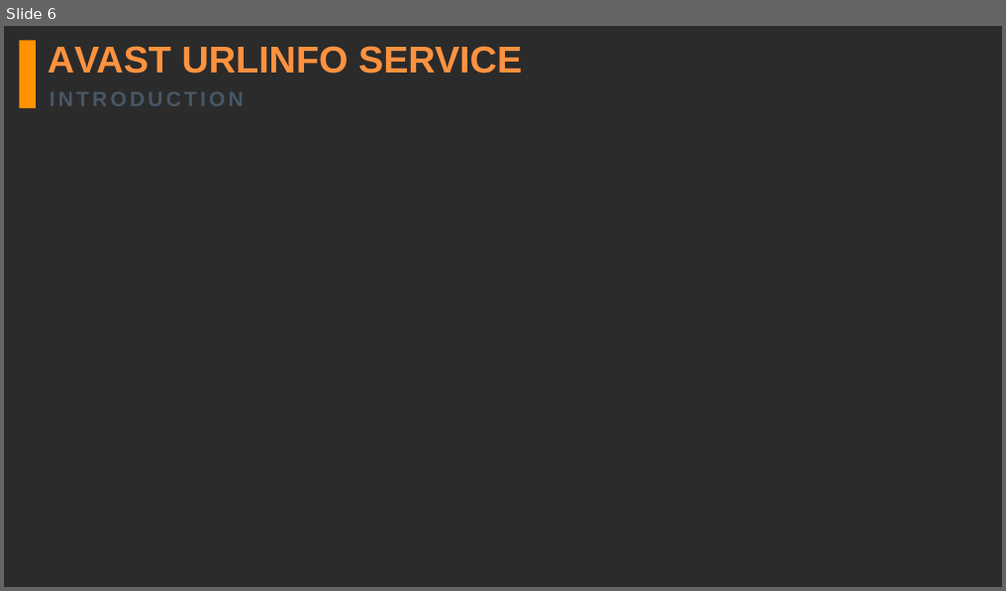
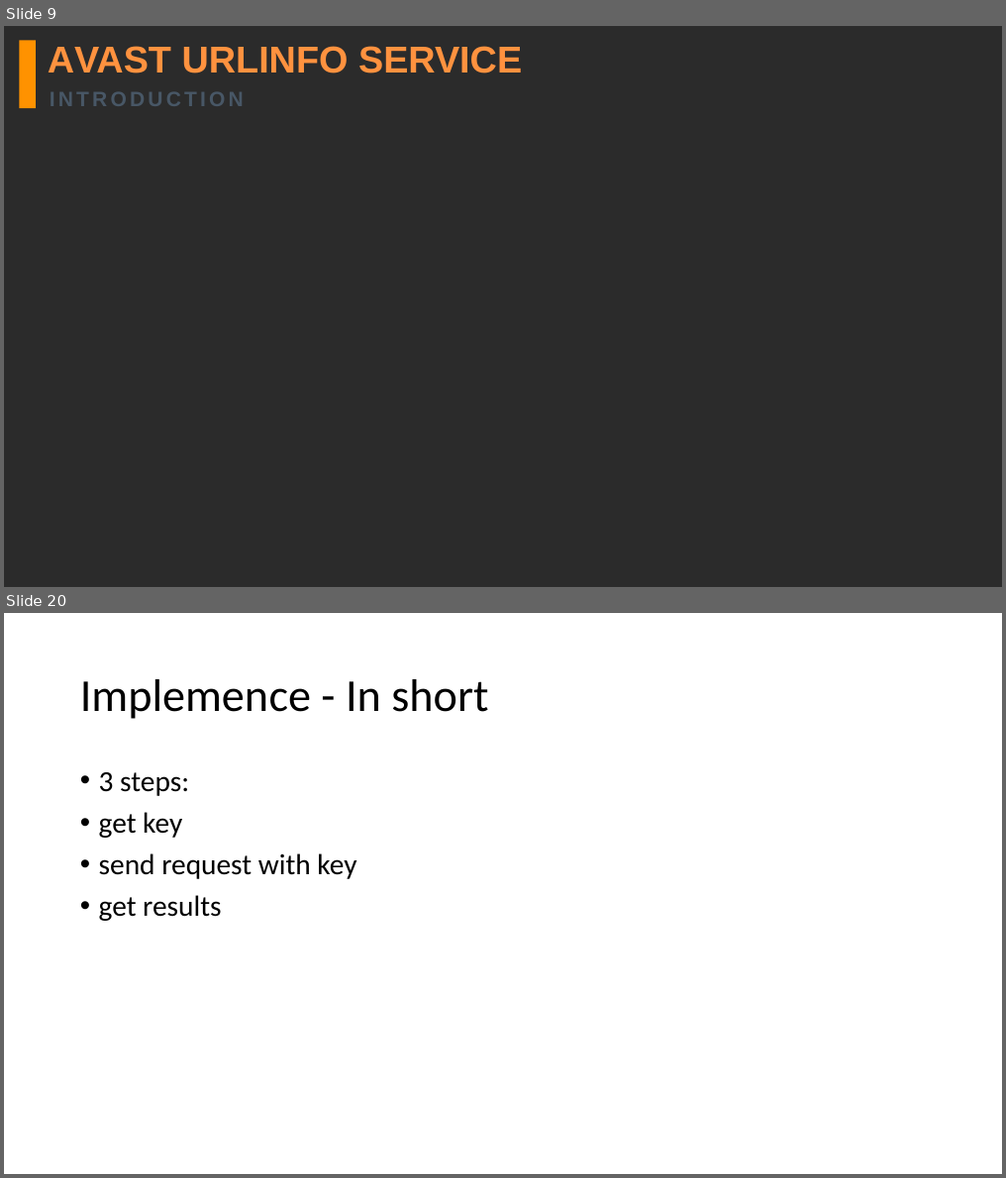
Before and after one commit to jacqbb/webscan, a slide deck: urlinfo_presentation.pptx. Shown one above the other, each under a label of ours: slide 6 before the commit, slides 9 and 20 after it; the slides between them are not shown. The pictures are 1006x591 and 1006x1178 pixels, drawn with LibreOffice and Linux fonts; fonts in the diff are those of the drawing; background and template pictures are left out; a plain dark background stands for a picture behind light text. Boxes give left, top, right and bottom in pixels: in the first picture for what was removed or moved away, otherwise in the second. Text is boxed around its words. In the diff, an @@ line names an element or a change of style, - is before the commit and + after.

Commit message:
final outline of PPT, near finishing text materials.

```diff
--- a/urlinfo_presentation.pptx
+++ b/urlinfo_presentation.pptx
@@ slide 20 added at box(4, 613, 1002, 1174), background picture (left out) @@
@@ title added at box(80, 679, 488, 719), 44 pt, text #000000 @@
+Implemence - In short
@@ text added at box(99, 772, 356, 921), 28 pt, text #000000 @@
+• 3 steps:
+• get key
+• send request with key
+• get results
@@ what was slide 6 is now slide 9 @@
```
Also in this commit, not shown: 6 slides changed, 16 other slides added, 6 other files.
